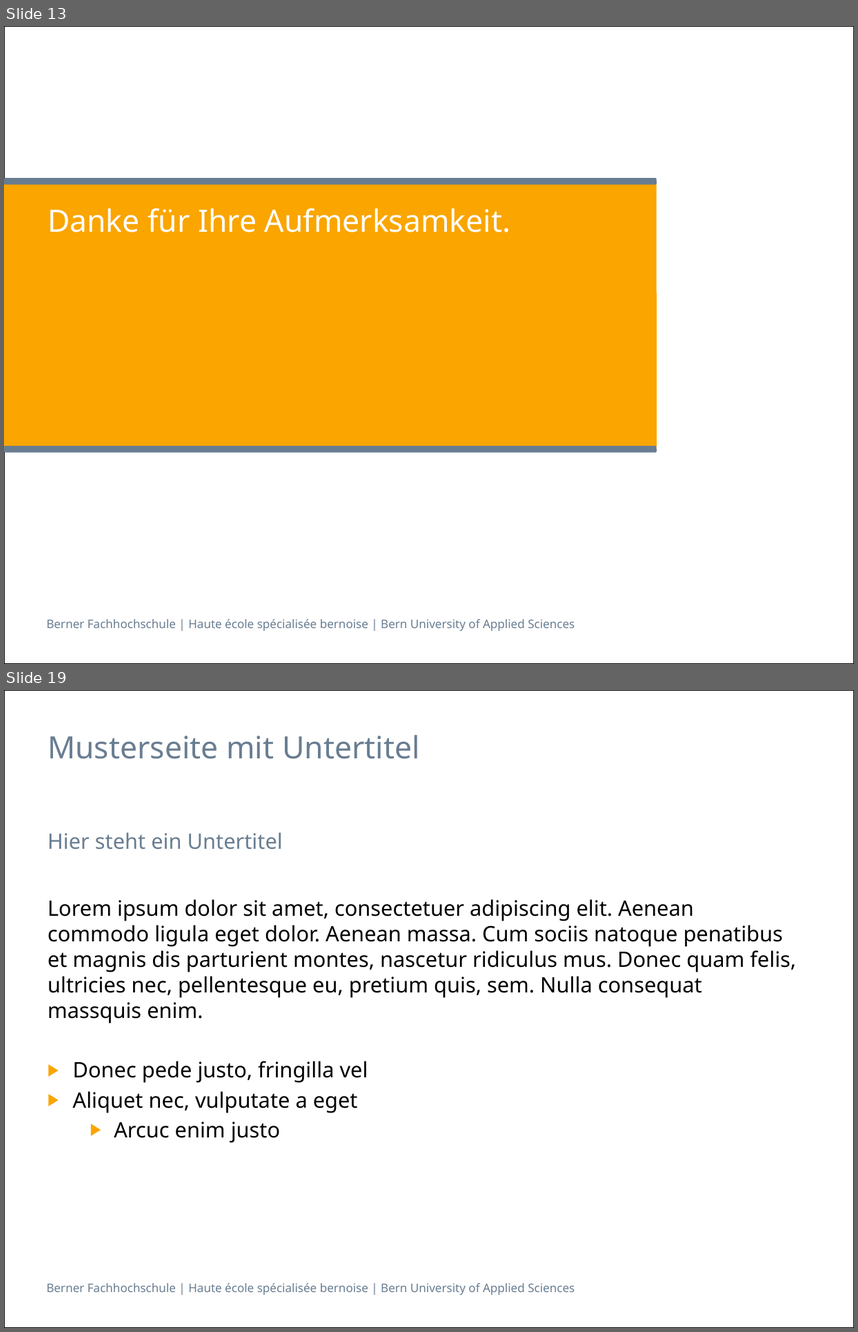
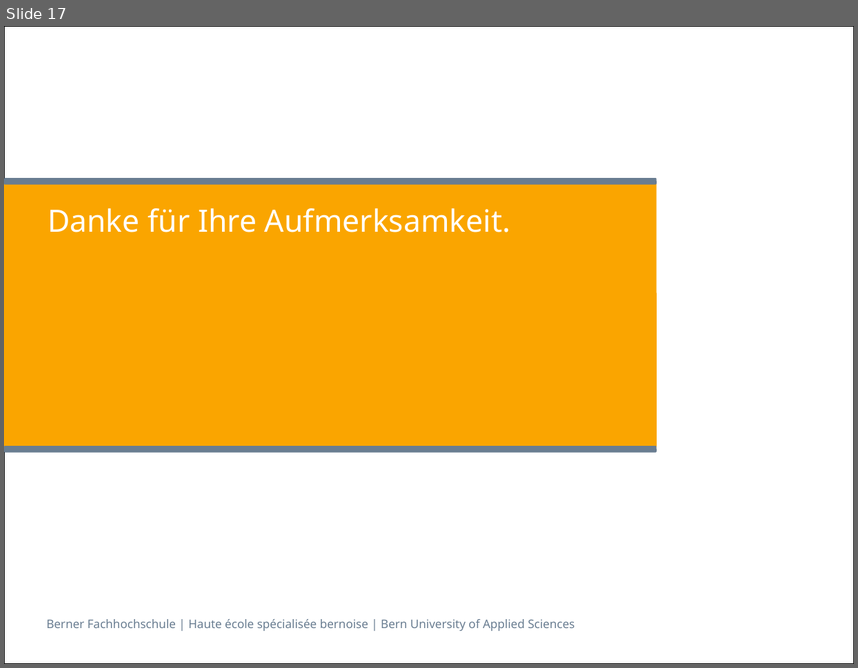
Before and after one commit to sevib1/ch.bfh.btx8081.w2016.blue, a slide deck: doc/CS1/Präsentation_CS1_Task_3_Blau.pptx. Shown one above the other, each under a label of ours: slides 13 and 19 before the commit, slide 17 after it; the slides between them are not shown. The pictures are 858x1332 and 858x668 pixels, drawn with LibreOffice and Linux fonts; fonts in the diff are those of the drawing. Boxes give left, top, right and bottom in pixels: in the first picture for what was removed or moved away, otherwise in the second. Text is boxed around its words. In the diff, an @@ line names an element or a change of style, - is before the commit and + after.

Commit message:
Präsentation neu

```diff
--- a/doc/CS1/Präsentation_CS1_Task_3_Blau.pptx
+++ b/doc/CS1/Präsentation_CS1_Task_3_Blau.pptx
@@ slide 19 removed at box(4, 690, 854, 1328), background #FFFFFF; not listed: 2 template elements that a slide beside it also shows @@
@@ title removed at box(47, 735, 420, 759) @@
-Musterseite mit Untertitel
@@ text removed at box(47, 832, 283, 849) @@
-Hier steht ein Untertitel
@@ text removed at box(47, 899, 796, 1143) @@
-Lorem ipsum dolor sit amet, consectetuer adipiscing elit. Aenean commodo ligula eget dolor. Aenean massa. Cum sociis natoque penatibus et magnis dis parturient montes, nascetur ridiculus mus. Donec quam felis, ultricies nec, pellentesque eu, pretium quis, sem. Nulla consequat massquis enim.
-▶ Donec pede justo, fringilla vel
-▶ Aliquet nec, vulputate a eget
-  ▶ Arcuc enim justo
@@ what was slide 13 is now slide 17 @@
```
Also in this commit, not shown: 1 slide changed, 5 slides added, 21 other slides removed.
